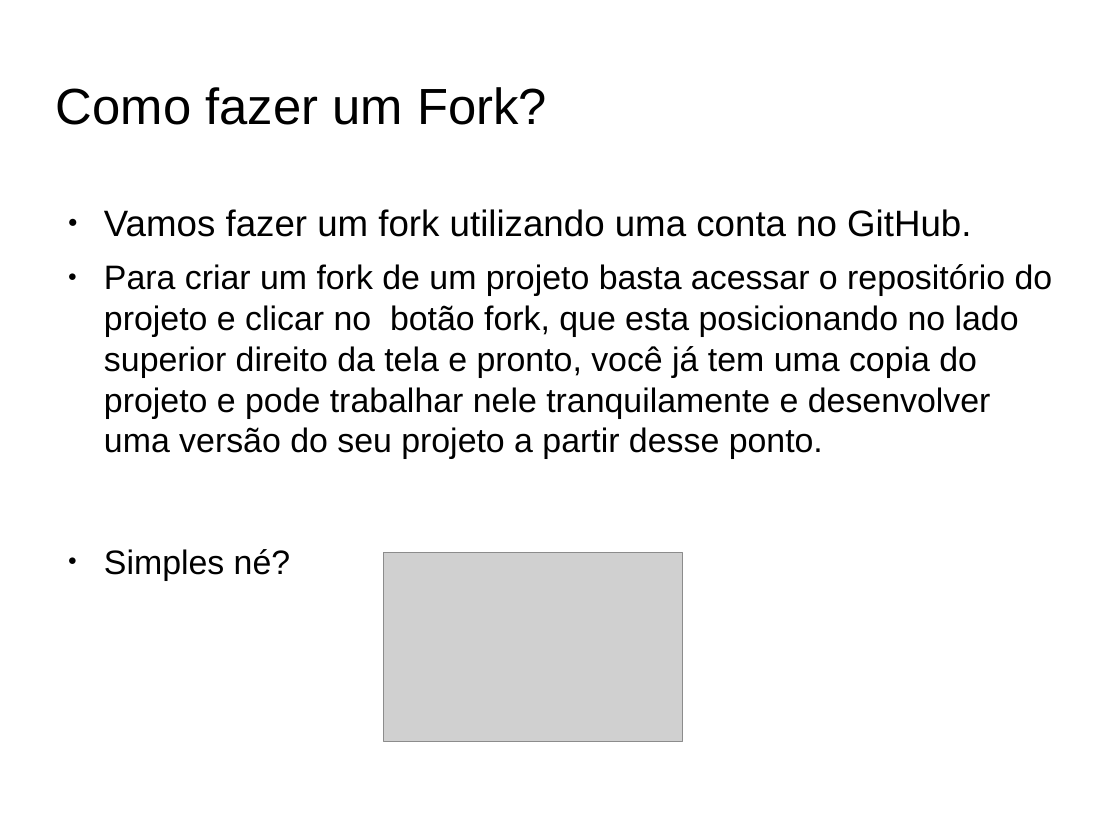
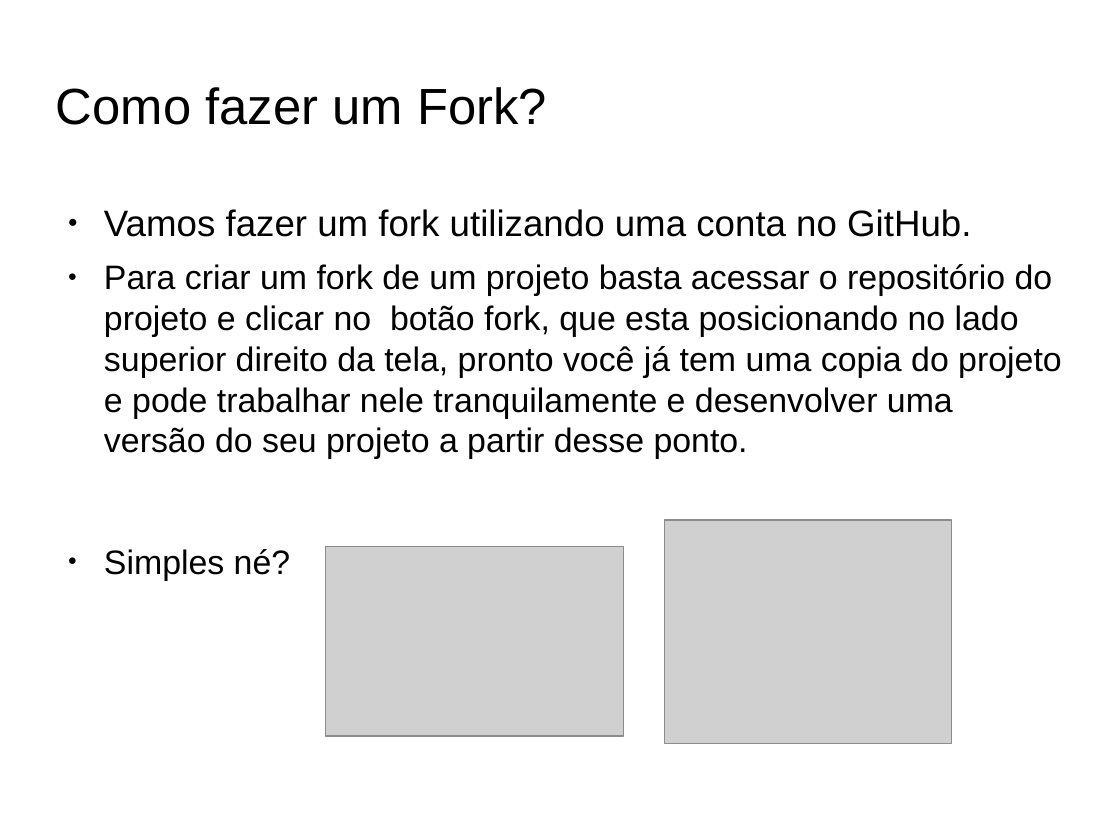
Before and after one commit to fabioads/apresentacao-git, a slide deck: slide 13 of Aprensentacao-GitHub.odp. Drawn at 1120x840 pixels with LibreOffice and Linux fonts; fonts in the diff are those of the drawing; grey boxes stand for pictures; background and template pictures are left out. Boxes give left, top, right and bottom in pixels: in the first picture for what was removed or moved away, otherwise in the second. Text is boxed around its words. In the diff, an @@ line names an element or a change of style, - is before the commit and + after.

```diff
--- a/Aprensentacao-GitHub.odp
+++ b/Aprensentacao-GitHub.odp
@@ text at (104, 264, 1062, 459): text changed @@
-● Para criar um fork de um projeto basta acessar o repositório do projeto e clicar no botão fork, que esta posicionando no lado superior direito da tela e pronto, você já tem uma copia do projeto e pode trabalhar nele tranquilamente e desenvolver uma versão do seu projeto a partir desse ponto.
+● Para criar um fork de um projeto basta acessar o repositório do projeto e clicar no botão fork, que esta posicionando no lado superior direito da tela, pronto você já tem uma copia do projeto e pode trabalhar nele tranquilamente e desenvolver uma versão do seu projeto a partir desse ponto.
@@ picture added at (665, 520, 952, 744) @@
@@ picture: place and size @@
-picture at (384, 552, 683, 741)
+picture at (325, 547, 624, 736)
```
Also in this commit, not shown: 16 other slides changed, 1 slide added.
